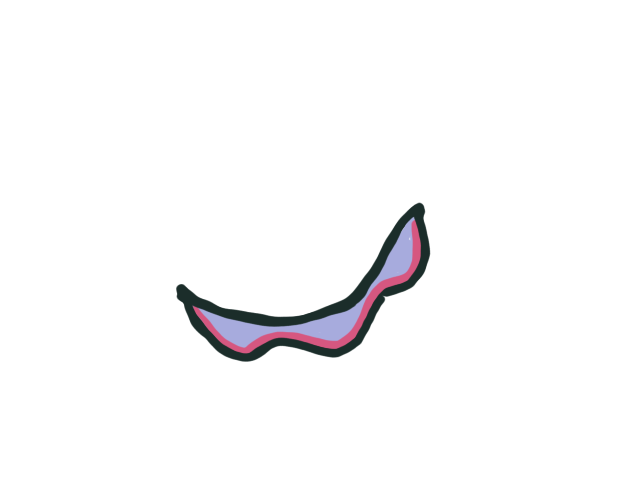
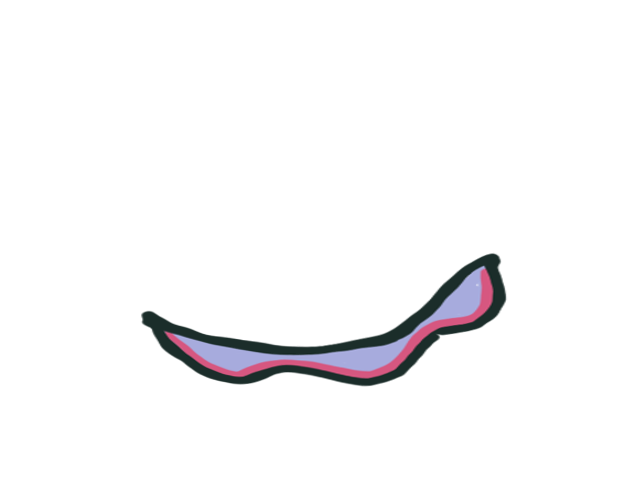
Layer changes from the first 630×500 image to the second:
pixels changed over [140, 202, 508, 387] (layer not identified)
